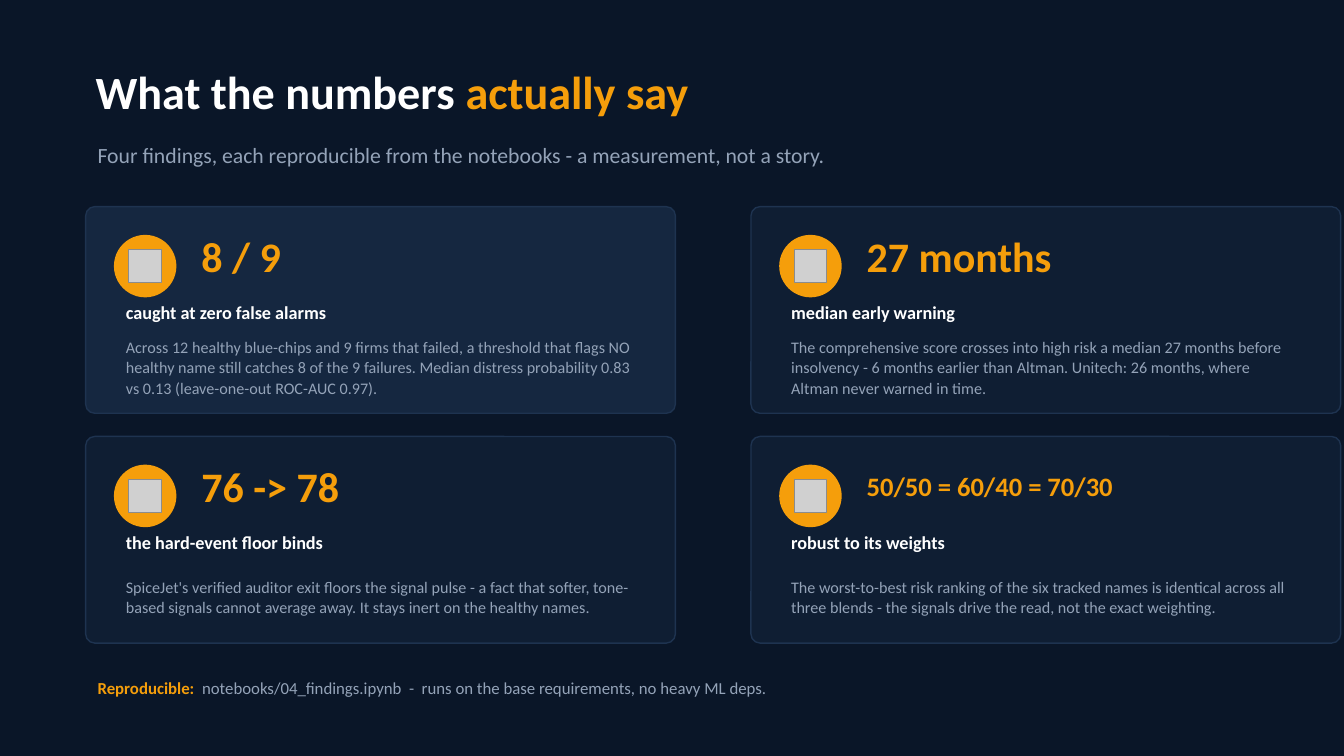
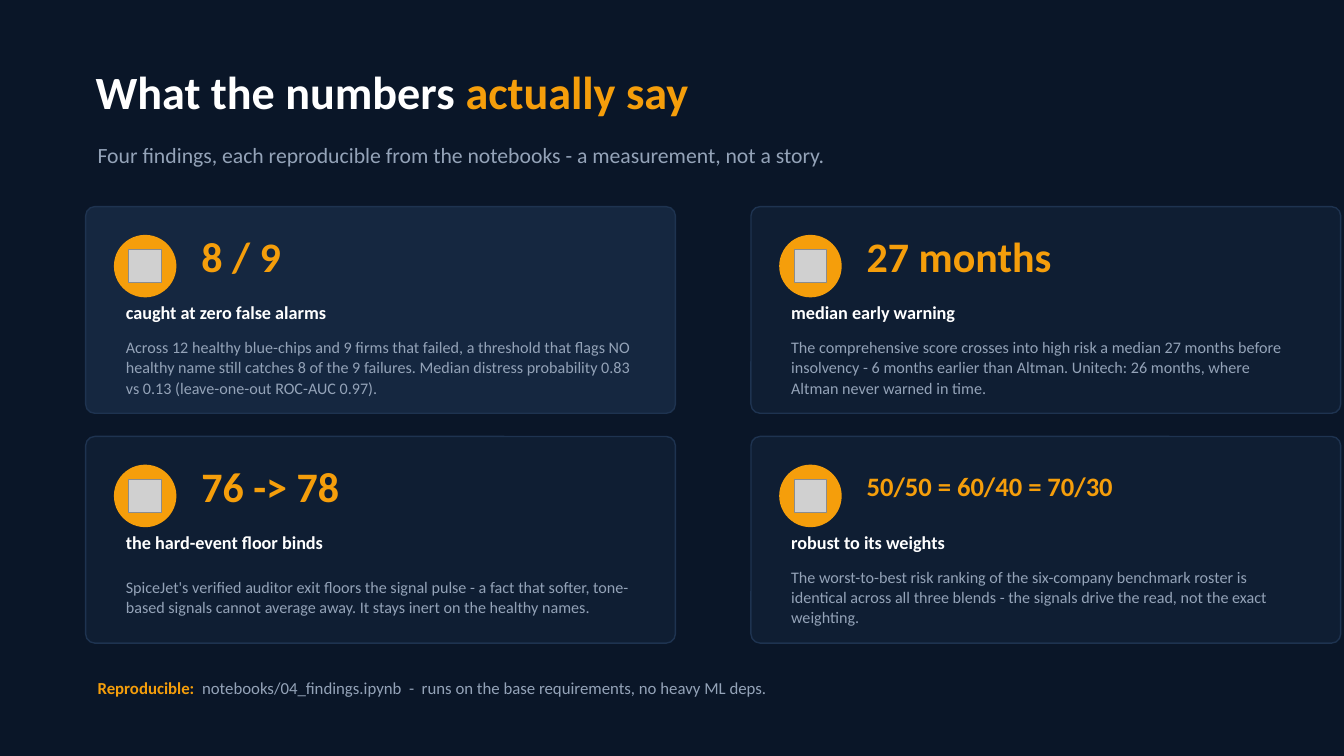
Before and after one commit to hiralsarkar/ForesightAI, a slide deck: slide 5 of deck/ForesightAI.pptx. Drawn at 1344x756 pixels with LibreOffice and Linux fonts; fonts in the diff are those of the drawing; grey boxes stand for pictures. Boxes give left, top, right and bottom in pixels: in the first picture for what was removed or moved away, otherwise in the second. Text is boxed around its words. In the diff, an @@ line names an element or a change of style, - is before the commit and + after.

Commit message:
Disambiguate deck finding-4 wording from the now-13-name live roster
Slide 5 said 'the six tracked names,' which read as inconsistent once the
live app visibly tracks 13 companies. Reworded to 'six-company benchmark
roster' -- the underlying finding is unchanged, it's from
notebooks/04_findings.ipynb which still runs on the original 6-name
validation set. Rebuilt ForesightAI.pptx.

```diff
--- a/deck/ForesightAI.pptx
+++ b/deck/ForesightAI.pptx
@@ text at bbox=[791, 572, 1266, 626]: text changed @@
-The worst-to-best risk ranking of the six tracked names is identical across all three blends - the signals drive the read, not the exact weighting.
+The worst-to-best risk ranking of the six-company benchmark roster is identical across all three blends - the signals drive the read, not the exact weighting.
```
Also in this commit, not shown: 1 other file.
